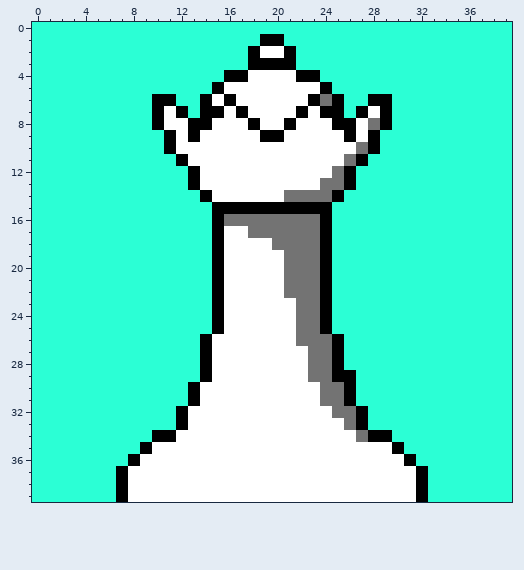
File history of a pixel-art sprite, assets/queen.png. Above is the file before it was changed.
The file is 40x40 pixels.
After:
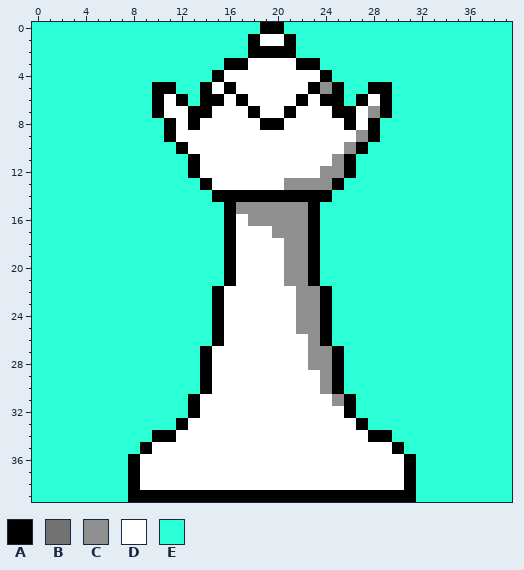
Palette (. is transparent): A #000000  B #737373  C #8f8f8f  D #ffffff  E #2bffd5
Difference:
y 0: x 19..20 EE -> AA
y 1: x 18..21 EAAE -> ADDA
y 2: x 19..20 DD -> AA
y 3: x 16..23 EEAAAAEE -> AADDDDAA
y 4: x 15..17 EAA -> ADD; x 22..24 AAE -> DDA
y 5: x 10..11 EE -> AA; x 14..16 EAD -> ADA; x 23..25 DAE -> ACA; x 28..29 EE -> AA
y 6: x 11..12 AE -> DA; x 15..17 DAD -> ADA; x 22..24 DAB -> ADA; x 27..28 EA -> AD
y 7: x 12..13 AE -> DA; x 15 A -> D; x 17..18 AD -> DA; x 21..22 DA -> AD; x 24 A -> D; x 26..28 EAD -> ADC
y 8: x 10..11 AD -> EA; x 14 A -> D; x 18..21 ADDA -> DAAD; x 25 A -> D; x 28..29 BA -> AE
y 9: x 13 A -> D; x 19..20 AA -> DD; x 26..27 AD -> DC
y 10: x 11..12 AD -> EA; x 26..28 DBA -> CAE
y 11: x 12..13 AD -> EA; x 25..27 DBA -> CAE
y 12: x 24..25 DB -> CC
y 13: x 13..14 AD -> EA; x 21..26 DDDBBA -> CCCCAE
y 14: x 14..25 ADDDDDDBBBBA -> EAAAAAAAAAAE
y 15: x 15 A -> E; x 17..22 AAAAAA -> CCCCCC; x 24 A -> E
y 16: x 15..24 ABBBBBBBBA -> EADCCCCCAE
y 17: x 15..16 AD -> EA; x 18..24 BBBBBBA -> DDCCCAE
y 18: x 15..16 AD -> EA; x 20..24 BBBBA -> DCCAE
y 19..21: x 15..16 AD -> EA; x 21..24 BBBA -> CCAE
y 22: x 21..23 BBB -> DCC
y 23..25: x 22..23 BB -> CC
y 26: x 14..15 AD -> EA; x 22..25 BBBA -> DCAE
y 27..28: x 23..24 BB -> CC
y 29: x 23..24 BB -> DC; x 26 A -> E
y 30: x 13..14 AD -> EA; x 24..26 BBA -> CAE
y 31: x 24..25 BB -> DC
y 32: x 12..13 AD -> EA; x 25..27 BBA -> DAE
y 33: x 26 B -> D
y 34: x 27 B -> D
y 37..38: x 7..8 AD -> EA; x 31..32 DA -> AE
y 39: x 7..32 ADDDDDDDDDDDDDDDDDDDDDDDDA -> EAAAAAAAAAAAAAAAAAAAAAAAAE
